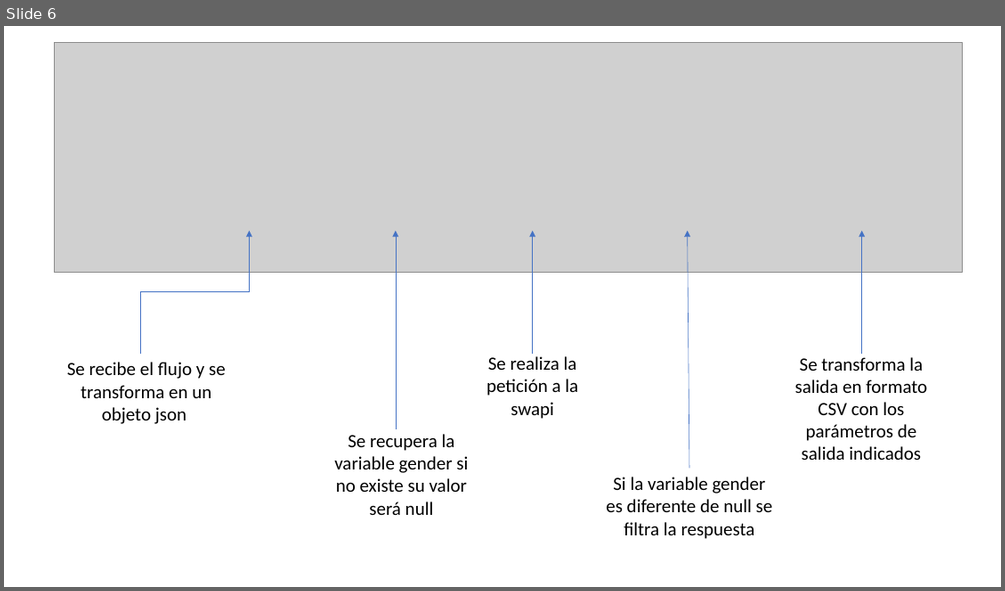
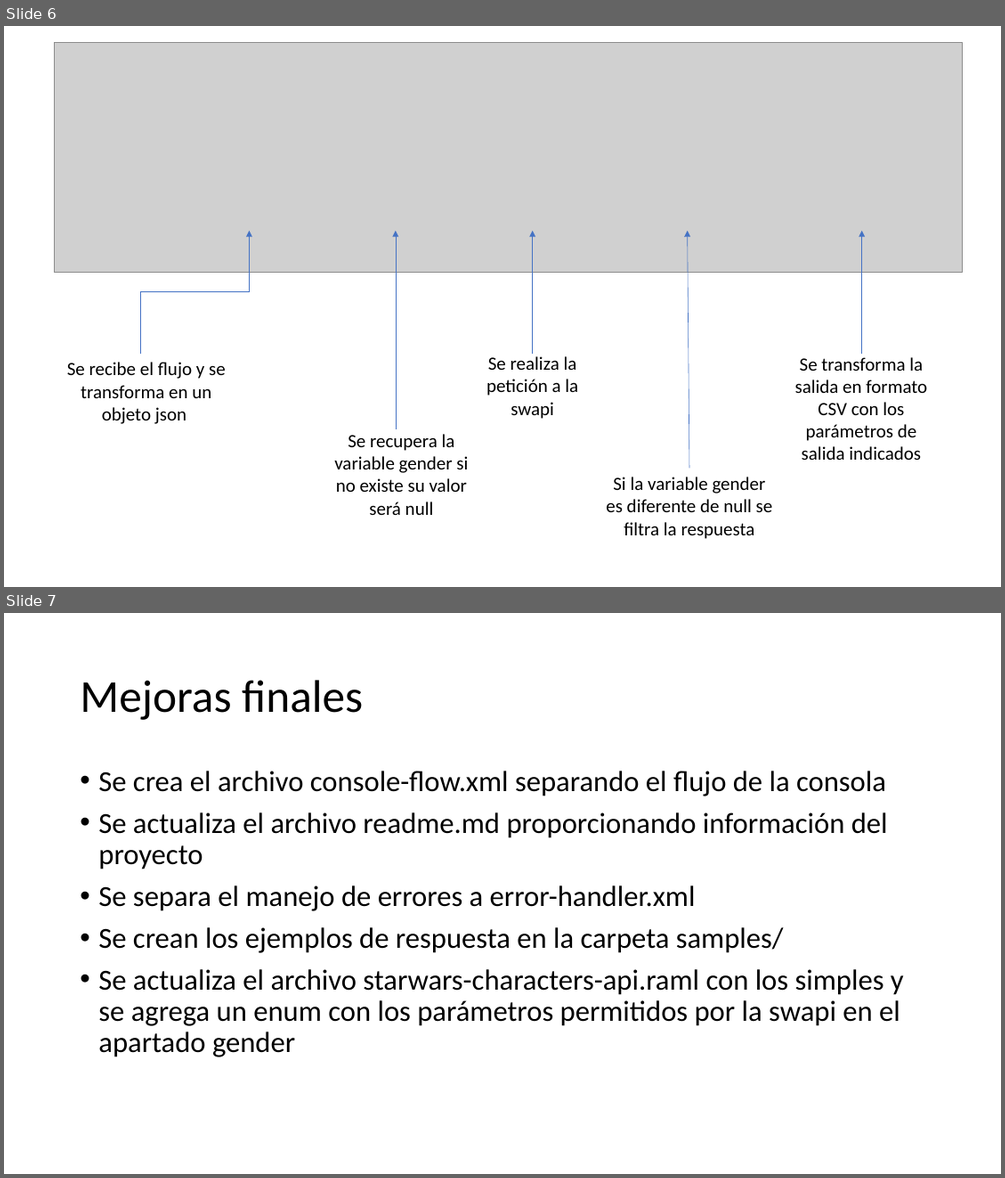
Before and after one commit to HeribertoFabian/StarWarsCharacterInfo, a slide deck: docs/DOCUMENTACION DEL PROYECTO.pptx. Shown one above the other, each under a label of ours: slide 6 before the commit, slides 6 and 7 after it. The pictures are 1005x591 and 1005x1178 pixels, drawn with LibreOffice and Linux fonts; fonts in the diff are those of the drawing; grey boxes stand for pictures. Boxes give left, top, right and bottom in pixels: in the first picture for what was removed or moved away, otherwise in the second. Text is boxed around its words. In the diff, an @@ line names an element or a change of style, - is before the commit and + after.

Commit message:
actualizacion del archivo raml separando los response y agregando un enum | actualizacion de readme.md | separacion de los flujos del archivo principal | actualizacion del archivo de presentacion del proyecto

```diff
--- a/docs/DOCUMENTACION DEL PROYECTO.pptx
+++ b/docs/DOCUMENTACION DEL PROYECTO.pptx
@@ slide 7 added at (x1=4, y1=613, x2=1001, y2=1174), background #FFFFFF @@
@@ title added at (x1=80, y1=680, x2=363, y2=720), 44 pt, text #000000 @@
+Mejoras finales
@@ text added at (x1=98, y1=771, x2=904, y2=1057), 28 pt, text #000000 @@
+• Se crea el archivo console-flow.xml separando el flujo de la consola
+• Se actualiza el archivo readme.md proporcionando información del proyecto
+• Se separa el manejo de errores a error-handler.xml
+• Se crean los ejemplos de respuesta en la carpeta samples/
+• Se actualiza el archivo starwars-characters-api.raml con los simples y se agrega un enum con los parámetros permitidos por la swapi en el apartado gender
```
Also in this commit, not shown: 1 slide removed, 8 other files.
